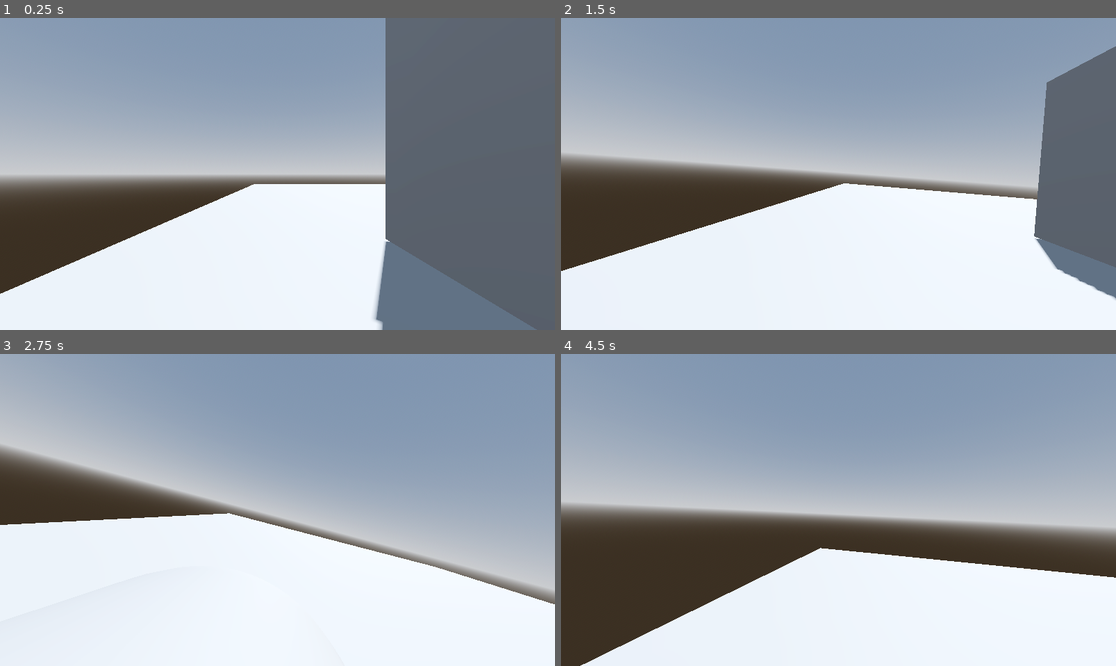
Above: before the commit, frames 1-4 (two rows, left to right).
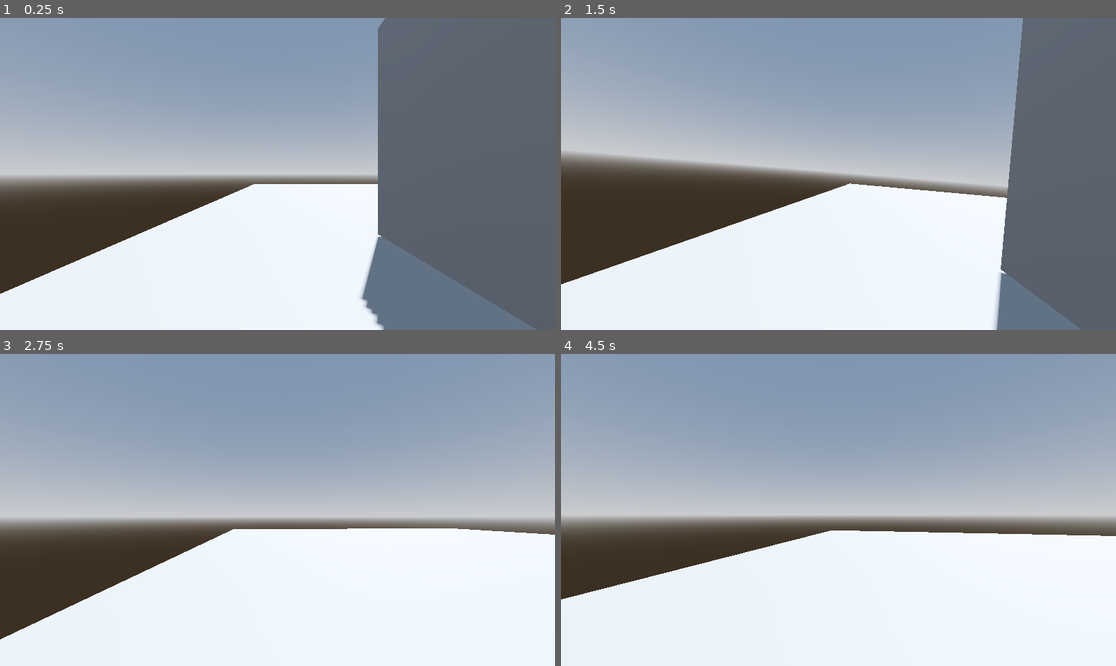
Above: after the commit, the same moments.

Repository: PrayandCray/3d-parkour-game
Game: Godot game, scene res://main.tscn
Same seed, same stepped clock (60 frames per second), same inputs: the game is played once before the commit and once after it.
Inputs (mouse positions are in pixels of both pictures, inside the frame that each line leads up to):
- Up to frame 1 (0.25 s): no input
- Up to frame 2 (1.5 s): tap Enter at 0.5 s; move the mouse to (866, 174) at 0.52 s; hold Ctrl (Slide) 0.53-1.28 s; hold W (Forward) from 0.53 s (still down); tap Space (Jump) at 0.77, 1.07 s; tap Shift (Sprint) at 0.8, 1.35 s; move the mouse to (810, 174) at 1.27 s
- Up to frame 3 (2.75 s): keep holding W (Forward); tap Space (Jump) at 1.52, 1.55, 1.82, 2.1 s; move the mouse to (288, 503) at 2.02 s; hold Ctrl (Slide) from 2.03 s (still down)
- Up to frame 4 (4.5 s): keep holding W (Forward); move the mouse to (832, 516) at 2.77 s; release Ctrl (Slide) at 2.78 s; tap Ctrl (Slide) at 2.85, 4.35 s; tap Space (Jump) at 3.02, 3.32, 3.77, 3.8, 4.07 s; tap Shift (Sprint) at 3.05 s; move the mouse to (877, 513) at 3.52 s; hold Shift (Sprint) 3.53-4.28 s; move the mouse to (794, 506) at 4.27 s

The runs differ from the first frame. In frame 1, 1.6% of the frame differs, in the area x 29-71%, y 0-100%; in frame 2, 12%; in frame 3, 31%, in the area x 0-100%, y 6-92%; in frame 4, 17%.

Commit message:
finished character controller

Diff:
--- a/player.gd
+++ b/player.gd
@@ -7,6 +7,7 @@
 @onready var mesh: MeshInstance3D = $MeshInstance3D
 @onready var left_raycast: RayCast3D = $"Wall Raycasts/Left Raycast"
 @onready var right_raycast: RayCast3D = $"Wall Raycasts/Right Raycast"
+@onready var slide_collision_shape: CollisionShape3D = $"Slide Collision Shape"
 
 const WALK_SPEED = 5.0
 const SPRINT_SPEED = 8.0
@@ -26,16 +27,15 @@
 var smooth_speed = 5
 var wall_normal = Vector3.ZERO
 enum PlayerState {
-	IDLE,
-	WALLRUN,
 	IN_AIR,
 	SLIDE,
 	MOVING
 }
-var state: PlayerState = PlayerState.IDLE
+var state: PlayerState = PlayerState.MOVING
 
 func _ready():
 	Input.set_mouse_mode(Input.MOUSE_MODE_CAPTURED)
+	slide_collision_shape.disabled = true
 
 func _unhandled_input(event):
 	if event is InputEventMouseMotion:
@@ -44,66 +44,62 @@
 		head.rotation.x = clamp(head.rotation.x, deg_to_rad(-40), deg_to_rad(60))
 
 func _physics_process(delta: float) -> void:
+	print(state)
+	velocity += get_gravity() * delta
 
-	#match state:
-	#	PlayerState.IDLE:
-	#		state_idle(delta)
-	#	PlayerState.WALLRUN:
-	#		state_wallrun(delta)
-	#	PlayerState.IN_AIR:
-	#		state_in_air(delta)
-	#	PlayerState.SLIDE:
-	#		state_slide(delta)
-	#	PlayerState.MOVING:
-	#		state_moving(delta)
+	match state:
+		PlayerState.IN_AIR:
+			state_in_air(delta)
+		PlayerState.SLIDE:
+			state_slide(delta)
+		PlayerState.MOVING:
+			state_moving(delta)
 
 	# for leaving game
 	if Input.is_action_just_pressed("Escape"):
 		get_tree().quit()
+	if Input.is_action_just_pressed("ui_up"):
+		Input.set_mouse_mode(Input.MOUSE_MODE_VISIBLE)
+	if Input.is_action_just_pressed("ui_down"):
+		Input.set_mouse_mode(Input.MOUSE_MODE_CAPTURED)
 
-	if not is_on_floor():
-		slide_and_move(delta)
-		velocity += get_gravity() * delta
-
-		# wall detection
-		var is_near_wall = false
-
-		if left_raycast.is_colliding():
-			is_near_wall = true
-		if right_raycast.is_colliding():
-			is_near_wall = true
-
-		if is_near_wall and velocity.dot(transform.basis.z) < -0.1:
-			start_wallrun(wall_normal)
-
-	if Input.is_action_just_pressed("Jump") and is_on_floor() and sliding == false or jump_stored == true and is_on_floor() and sliding == false:
-		velocity.y = JUMP_VELOCITY
-		jump_stored = false
-
-	var input_dir := Input.get_vector("Strafe Left", "Strafe Right", "Forward", "Strafe Backwards")
-	var direction := (transform.basis * Vector3(input_dir.x, 0, input_dir.y)).normalized()
-
-	#sprint check
-	if Input.is_action_pressed("Sprint"):
-		speed = SPRINT_SPEED
-	else:
-		speed = WALK_SPEED
-
-	if is_on_floor():
-
-			slide_and_move(delta)
-
-	else:
-		velocity.x = lerp(velocity.x, direction.x * speed, delta * 3.0)
-		velocity.z = lerp(velocity.z, direction.z * speed, delta * 3.0)
-
-		if raycast.is_colliding() and Input.is_action_just_pressed("Jump") and velocity.y < 0:
-			var hit_point = raycast.get_collision_point()
-			var distance = raycast.global_position.distance_to(hit_point)
-			if distance < 0.75:
-				jump_stored = true
+	if Input.is_action_just_released("Slide"):
+		sliding = false
+		print("released")
+		collision_shape.rotation = Vector3.ZERO
+		mesh.rotation = Vector3.ZERO
+		state = PlayerState.MOVING
 
 	move_and_slide()
+
+func state_moving(delta: float) -> void:
+	handle_movement(delta)
+
+	if not is_on_floor() and not Input.is_action_just_pressed("Slide"):
+		state = PlayerState.IN_AIR
+	elif Input.is_action_just_pressed("Slide"):
+		state = PlayerState.SLIDE
+
+func state_in_air(delta: float) -> void:
+	collision_shape.rotation = Vector3.ZERO
+	handle_movement(delta)
+
+	if is_on_floor() and not Input.is_action_pressed("Slide"):
+		state = PlayerState.MOVING
+
+func state_slide(delta: float) -> void:
+	handle_slide(delta)
+
+	if not is_on_floor() and not Input.is_action_pressed("Slide"):
+		state = PlayerState.IN_AIR
+	elif not Input.is_action_pressed("Slide"):
+		sliding = false
+		collision_shape.rotation = Vector3.ZERO
+		mesh.rotation = Vector3.ZERO
+		state = PlayerState.MOVING
+		collision_shape.disabled = false
+		slide_collision_shape.disabled = true
+
 
 func headbob(time) -> Vector3:
 	var pos = Vector3.ZERO
@@ -112,67 +108,45 @@
 		pos.x = sin(time * BOB_FREQ / 2) * BOB_AMP
 	return pos
 
-func slide_and_move(delta):
+func handle_movement(delta):
 	var input_dir := Input.get_vector("Strafe Left", "Strafe Right", "Forward", "Strafe Backwards")
 	var direction := (transform.basis * Vector3(input_dir.x, 0, input_dir.y)).normalized()
-	var slide_pos = false
 
-	if Input.is_action_just_pressed("Slide"):
-		print("sliding")
-		if slide_pos == false:
-			collision_shape.rotate_object_local(Vector3.RIGHT, deg_to_rad(85))
-			mesh.rotate_object_local(Vector3.RIGHT, deg_to_rad(85))
-			slide_pos = true
+	velocity.x = lerp(velocity.x, direction.x * speed, delta * 7.0)
+	velocity.z = lerp(velocity.z, direction.z * speed, delta * 7.0)
 
-	elif Input.is_action_pressed("Slide"):
-		sliding = true
-		if slide_pos == true:
-			collision_shape.rotate_object_local(Vector3.RIGHT, deg_to_rad(85))
-			mesh.rotate_object_local(Vector3.RIGHT, deg_to_rad(85))
-			slide_pos = false
+	camera.rotation.z = lerp(camera.rotation.z, 0.0, delta * 6.0)
 
-		# roll tilt
-		camera.rotation.z = lerp(camera.rotation.z, deg_to_rad(15), delta * 6.0)
+	if Input.is_action_just_pressed("Sprint"):
+		speed = SPRINT_SPEED
+	if Input.is_action_just_released("Sprint"):
+		speed = WALK_SPEED
 
-		velocity.x = lerp(velocity.x, 0.0, delta * 1)
-		velocity.z = lerp(velocity.z, 0.0, delta * 1)
-		if get_slide_collision_count() > 3:
-			velocity.z = 0
-			velocity.x = 0
+	if Input.is_action_just_pressed("Jump") and is_on_floor() and sliding == false or jump_stored == true:
+		velocity.y = JUMP_VELOCITY
+		jump_stored = false
 
+	# headbob
+	if direction.length() > 0.01 and is_on_floor() and state != PlayerState.SLIDE:
+		t_bob += delta * velocity.length()
+		camera.transform.origin = headbob(t_bob)
 	else:
-		collision_shape.rotation = Vector3.ZERO
-		mesh.rotation = Vector3.ZERO
-		slide_pos = false
-		sliding = false
-		camera.rotation.z = lerp(camera.rotation.z, 0.0, delta * 6.0)
-		collision_shape.scale.y = 1
+		camera.transform.origin = camera.transform.origin.lerp(Vector3.ZERO, delta * 5.0)
 
-		if direction:
-			velocity.x = lerp(velocity.x, direction.x * speed, delta * 7.0)
-			velocity.z = lerp(velocity.z, direction.z * speed, delta * 7.0)
+	if state == PlayerState.MOVING and Input.is_action_just_pressed("Slide") and is_on_floor():
+		state = PlayerState.SLIDE
 
-			#head bob
-			t_bob += delta * velocity.length() * float(is_on_floor())
-			camera.transform.origin = headbob(t_bob)
+func handle_slide(delta):
+	collision_shape.disabled = true
+	slide_collision_shape.disabled = false
 
-			#fov change
-			var velocity_clamped = clamp(velocity.length(), 0.5, SPRINT_SPEED * 2)
-			var target_fov = BASE_FOV + FOV_CHANGE * velocity_clamped
-			camera.fov = lerp(camera.fov, target_fov, delta * 8)
+	velocity.x = lerp(velocity.x, 0.0, delta * 0.8)
+	velocity.z = lerp(velocity.z, 0.0, delta * 0.8)
 
-
-		else:
-			t_bob = 0.0
-			var target = 0.0
-			var current_cam_y = camera.transform.origin.y
-			var current_cam_x = camera.transform.origin.x
-
-			camera.transform.origin.y = lerp(current_cam_y, target, delta * smooth_speed)
-			camera.transform.origin.x = lerp(current_cam_x, target, delta * smooth_speed)
-
-			velocity.x = lerp(velocity.x, direction.x * speed, delta * 7.0)
-			velocity.z = lerp(velocity.z, direction.z * speed, delta * 7.0)
+	sliding = true
+	camera.rotation.z = lerp(camera.rotation.z, deg_to_rad(15), delta * 6.0)
+	collision_shape.rotation.x = deg_to_rad(85)
+	mesh.rotation.x = deg_to_rad(85)
 
 func start_wallrun(normal: Vector3) -> void:
 	var wall_forward = velocity - normal * velocity.dot(normal)
--- a/player.tscn
+++ b/player.tscn
@@ -6,6 +6,9 @@
 
 [sub_resource type="ConvexPolygonShape3D" id="ConvexPolygonShape3D_i3pqv"]
 points = PackedVector3Array(-0.125207, -0.532801, -0.480507, 0.0227831, 0.47607, 0.498884, 0.169713, 0.559144, 0.464172 …(924 unchanged characters)…
+
+[sub_resource type="BoxShape3D" id="BoxShape3D_4flbx"]
+size = Vector3(1, 0.789978, 1.95129)
 
 [node name="Player" type="CharacterBody3D"]
 script = ExtResource("1_4flbx")
@@ -16,13 +19,20 @@
 [node name="CollisionShape3D" type="CollisionShape3D" parent="."]
 shape = SubResource("ConvexPolygonShape3D_i3pqv")
 
+[node name="Slide Collision Shape" type="CollisionShape3D" parent="."]
+transform = Transform3D(1, 0, 0, 0, 1, 0, 0, 0, 1, 0, -0.105011, 0.0244751)
+visible = false
+shape = SubResource("BoxShape3D_4flbx")
+
 [node name="Wall Raycasts" type="Node3D" parent="."]
 
 [node name="Left Raycast" type="RayCast3D" parent="Wall Raycasts"]
 transform = Transform3D(0.642788, 0.766044, 0, -0.766044, 0.642788, 0, 0, 0, 1, -0.5, 0, 0)
+visible = false
 
 [node name="Right Raycast" type="RayCast3D" parent="Wall Raycasts"]
 transform = Transform3D(-0.642788, -0.766044, 6.69697e-08, -0.766044, 0.642788, -5.61943e-08, 3.82137e-15, -8.74228e-08, -1, 0.512266, 0, 0)
+visible = false
 
 [node name="Head" type="Node3D" parent="."]
 transform = Transform3D(1, 0, 0, 0, 1, 0, 0, 0, 1, 0, 0.60017, 0)
Not shown, removed: exports/index.apple-touch-icon.png.import
Not shown, removed: exports/index.icon.png.import
Not shown, removed: exports/index.png.import
Not shown: 1 places in player.tscn that only renumber resources
Not shown, removed: exports/index.apple-touch-icon.png
Not shown, removed: exports/index.audio.position.worklet.js
Not shown, removed: exports/index.audio.worklet.js
Not shown, removed: exports/index.html
Not shown, removed: exports/index.icon.png
Not shown, removed: exports/index.js
Not shown, removed: exports/index.pck
Not shown, removed: exports/index.png
(and 1 more such lines)
